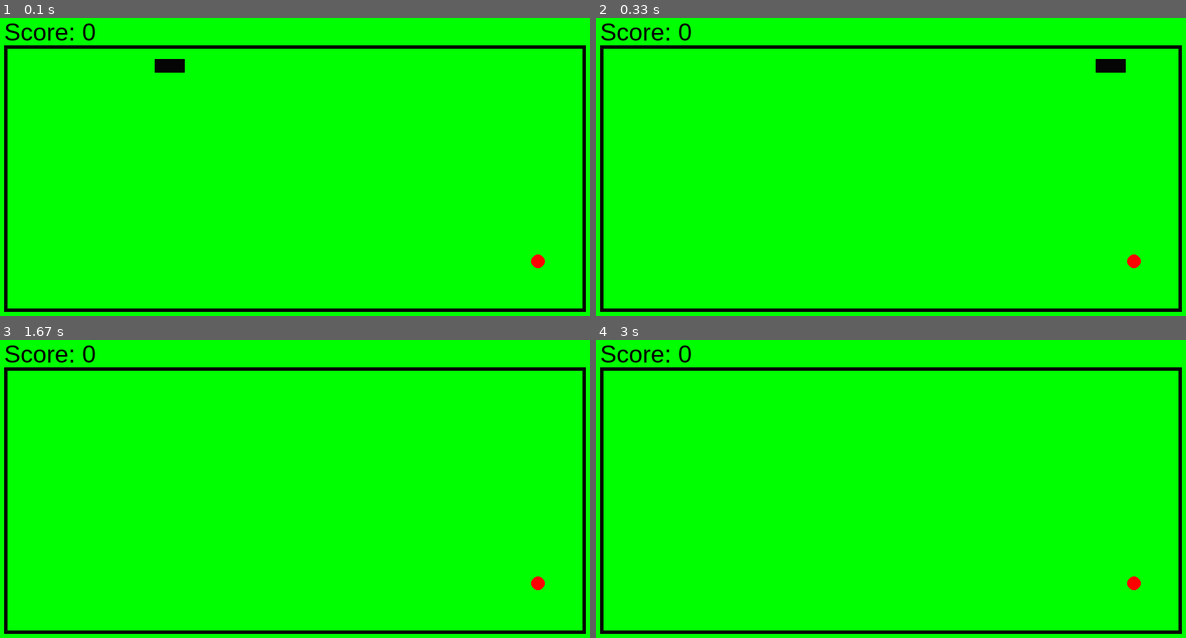
Above: before the commit, frames 1-4 (two rows, left to right).
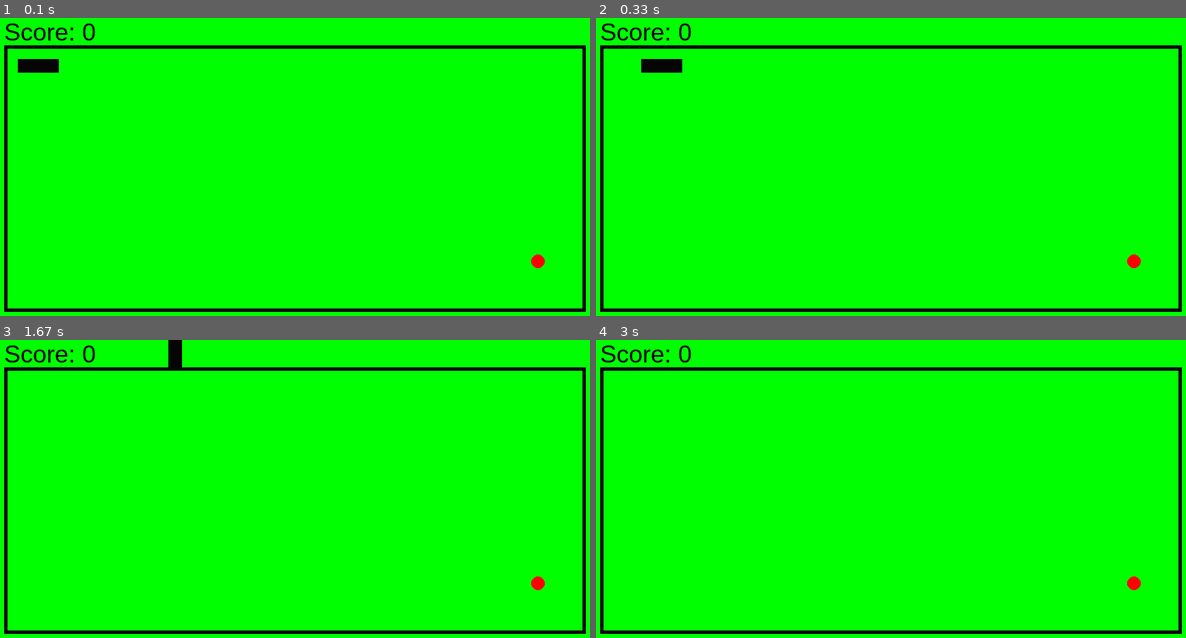
Above: after the commit, the same moments.

Repository: burhanmutlu/pygame
Game: pygame game, started from snake/main.py
Two runs of this game, one before a commit and one after it. Both use one fixed random seed, a clock stepped at 60 frames per second and the inputs below.
Inputs:
- Up to frame 1 (0.1 s): no input
- Up to frame 2 (0.33 s): no input
- Up to frame 3 (1.67 s): tap Enter at 0.33 s; hold Right 0.67-1.13 s; hold Up 1.17-1.63 s
- Up to frame 4 (3 s): hold Left 2.17-2.7 s; hold Down from 2.73 s (still down)

The runs differ from the first frame. In frame 1, 0.6% of the frame differs, in the area x 3-32%, y 13-19%; in frame 2, 0.6%; in frame 3, 0.2%; in frame 4, nothing differs.

Commit message:
son guncelleme

Diff:
--- a/snake/food.py
+++ b/snake/food.py
@@ -6,7 +6,7 @@
         self._x = x
         self._y = y
         self._color = (255, 0, 0)
-        self._radius = 10
+        self._radius = 10  #10*2=20
         self._points = 10
 
     def draw(self, screen):
@@ -17,3 +17,11 @@
 
     def get_points(self):
         return self._points
+
+    def set_position(self, x, y):
+        self._x = x
+        self._y = y
+
+    @property
+    def head(self):
+        return pygame.rect.Rect(self._x - self._radius, self._y - self._radius, self._radius * 2, self._radius * 2)
--- a/snake/main.py
+++ b/snake/main.py
@@ -1,8 +1,6 @@
 import snake
 import food
-
 import pygame
-
 from random import randint
 
 clock = pygame.time.Clock()
@@ -11,9 +9,9 @@
 
 HEIGHT = 450
 WIDTH = 900
+
 screen = pygame.display.set_mode((WIDTH, HEIGHT))
 pygame.display.set_caption("Snake Game")
-
 
 snake1 = snake.Snake()
 food1= food.Food(randint(30, WIDTH - 60), randint(50, HEIGHT - 80))
@@ -21,61 +19,51 @@
 timer = 10
 
 font = pygame.font.SysFont("Arial", 36)
+text_surface = font.render("Score: 0", True, (0, 0, 0))
 
-text_surface = font.render("Score: 0", True, (0, 0, 0))
+fps = 8
 
 is_running = True
 while is_running:
     for event in pygame.event.get():
         if event.type == pygame.KEYDOWN:
-            if event.key == pygame.K_UP:
+            if event.key == pygame.K_UP and snake1.velocity_y != 1: #-1 sol, 0 sabit, 1 sağ
                 snake1.velocity_y = -1
                 snake1.velocity_x = 0
-            elif event.key == pygame.K_DOWN:
+            elif event.key == pygame.K_DOWN and snake1.velocity_y != -1:
                 snake1.velocity_y = 1
                 snake1.velocity_x = 0
-            elif event.key == pygame.K_LEFT:
+            elif event.key == pygame.K_LEFT and snake1.velocity_x != 1:
                 snake1.velocity_x = -1
                 snake1.velocity_y = 0
-            elif event.key == pygame.K_RIGHT:
+            elif event.key == pygame.K_RIGHT and snake1.velocity_x != -1:
                 snake1.velocity_x = 1
                 snake1.velocity_y = 0
-                print(snake1.velocity_x, snake1.velocity_y)
         if event.type == pygame.QUIT:
             is_running = False
 
 
     screen.fill((0, 255, 0))
-
     pygame.draw.rect(screen, (5,5,5), (20,40,WIDTH-50,HEIGHT-60),5)
 
+    snake1.move()
     snake1.draw(screen)
+
+    if(snake1.head.colliderect(food1.head)):
+        snake1.grow()
+        food1.set_position(randint(30, WIDTH - 60), randint(50, HEIGHT - 80))
+        text_surface = font.render("Score: " + str(snake1.initial_length-3), True, (0, 0, 0))
+
     food1.draw(screen)
 
-    """    if key [pygame.K_UP]:
-        snake1.velocity_y= -1
-        print(snake1.velocity_y)
-
-    if key [pygame.K_DOWN]:
-        snake1.velocity_y= 1
-
-    if key [pygame.K_LEFT]:
-        snake1.velocity_x = -1   #-1 sol, 0 sabit, 1 sağ
-
-    if key [pygame.K_RIGHT]:
-        snake1.velocity_x = 1 """
-
-
-
-
-
+    #skor
     text_rect = text_surface.get_rect()
     text_rect.topleft = (20, 0)
     screen.blit(text_surface, text_rect)
 
     pygame.display.flip()
-
-    clock.tick(60)
+    clock.tick(fps)
+    fps += fps*0.001
 
 
 pygame.quit()
--- a/snake/snake.py
+++ b/snake/snake.py
@@ -5,21 +5,30 @@
 class Snake:
     def __init__(self):
         self.initial_length = 3
-        #self.body = [(0, 0)] * self.initial_length
-        #self.direction = (1, 0)
+        self.body = [(60, 60),(40,60),(20,60)]
         self.color = (5, 5, 5)
-        self.x = 60
-        self.y = 60
         self.width = 20
         self.height = 20
-        self.velocity_x = 0
-        self.velocity_y = 1
+        self.velocity_x = 1
+        self.velocity_y = 0
+
+    def move(self):
+        current_head = self.body[0]
+
+        new_head = [current_head[0] + self.velocity_x * self.width, current_head[1] + self.velocity_y * self.height]
+
+        self.body.insert(0, new_head)
+
+        if len(self.body) > self.initial_length:
+            self.body.pop()
 
     def draw(self, screen):
-        for _ in range(self.initial_length):
-            pygame.draw.rect(screen, self.color, (self.x, self.y, self.width, self.height))
-            self.x += (self.width+5)//2
-            #time.sleep(0.1)
+        for segment in self.body:
+            pygame.draw.rect(screen, self.color, (segment[0],segment[1], self.width, self.height))
 
     def grow(self):
         self.initial_length += 1
+
+    @property
+    def head(self):
+        return pygame.rect.Rect(self.body[0][0], self.body[0][1], self.width, self.height)
--- /dev/null
+++ b/test2.py
@@ -0,0 +1,132 @@
+import pygame
+import random
+import sys
+
+# Initialize Pygame
+pygame.init()
+
+# --- Configuration & Constants ---
+SCREEN_WIDTH = 640
+SCREEN_HEIGHT = 480
+GRID_SIZE = 20
+GRID_WIDTH = SCREEN_WIDTH // GRID_SIZE
+GRID_HEIGHT = SCREEN_HEIGHT // GRID_SIZE
+
+# Colors (RGB)
+COLOR_BG = (20, 20, 20)
+COLOR_SNAKE = (46, 204, 113)
+COLOR_FOOD = (231, 76, 60)
+COLOR_TEXT = (236, 240, 241)
+
+# Directions
+UP = (0, -1)
+DOWN = (0, 1)
+LEFT = (-1, 0)
+RIGHT = (1, 0)
+
+
+class SnakeGame:
+    def __init__(self):
+        self.screen = pygame.display.set_mode((SCREEN_WIDTH, SCREEN_HEIGHT))
+        pygame.display.set_caption("Snake Game")
+        self.clock = pygame.time.Clock()
+        self.font = pygame.font.SysFont("monospace", 24)
+        self.reset_game()
+
+    def reset_game(self):
+        """Resets the game state for a new game."""
+        self.snake = [(GRID_WIDTH // 2, GRID_HEIGHT // 2)]
+        self.direction = RIGHT
+        self.next_direction = RIGHT
+        self.score = 0
+        self.spawn_food()
+
+    def spawn_food(self):
+        """Spawns food at a random position not occupied by the snake."""
+        while True:
+            self.food = (
+                random.randint(0, GRID_WIDTH - 1),
+                random.randint(0, GRID_HEIGHT - 1)
+            )
+            if self.food not in self.snake:
+                break
+
+    def handle_events(self):
+        """Handles keypresses and window closing."""
+        for event in pygame.event.get():
+            if event.type == pygame.QUIT:
+                pygame.quit()
+                sys.exit()
+            elif event.type == pygame.KEYDOWN:
+                if event.key == pygame.K_UP and self.direction != DOWN:
+                    self.next_direction = UP
+                elif event.key == pygame.K_DOWN and self.direction != UP:
+                    self.next_direction = DOWN
+                elif event.key == pygame.K_LEFT and self.direction != RIGHT:
+                    self.next_direction = LEFT
+                elif event.key == pygame.K_RIGHT and self.direction != LEFT:
+                    self.next_direction = RIGHT
+
+    def update(self):
+        """Updates the game logic (movement, collisions)."""
+        self.direction = self.next_direction
+
+        # Calculate new head position
+        head_x, head_y = self.snake[0]
+        dir_x, dir_y = self.direction
+        new_head = (head_x + dir_x, head_y + dir_y)
+
+        # Collision with walls
+        if (new_head[0] < 0 or new_head[0] >= GRID_WIDTH or
+                new_head[1] < 0 or new_head[1] >= GRID_HEIGHT):
+            self.reset_game()
+            return
+
+        # Collision with self
+        if new_head in self.snake:
+            self.reset_game()
+            return
+
+        # Move snake head
+        self.snake.insert(0, new_head)
+
+        # Check for food consumption
+        if new_head == self.food:
+            self.score += 10
+            self.spawn_food()
+        else:
+            # Remove tail if no food eaten
+            self.snake.pop()
+
+    def draw(self):
+        """Renders the game elements onto the screen."""
+        self.screen.fill(COLOR_BG)
+
+        # Draw Snake
+        for block in self.snake:
+            rect = pygame.Rect(block[0] * GRID_SIZE, block[1] * GRID_SIZE, GRID_SIZE - 2, GRID_SIZE - 2)
+            pygame.draw.rect(self.screen, COLOR_SNAKE, rect)
+
+        # Draw Food
+        food_rect = pygame.Rect(self.food[0] * GRID_SIZE, self.food[1] * GRID_SIZE, GRID_SIZE - 2, GRID_SIZE - 2)
+        pygame.draw.rect(self.screen, COLOR_FOOD, food_rect)
+
+        # Draw Score
+        score_text = self.font.render(f"Score: {self.score}", True, COLOR_TEXT)
+        self.screen.blit(score_text, (10, 10))
+
+        pygame.display.flip()
+
+    def run(self):
+        """Main game loop."""
+        while True:
+            self.handle_events()
+            self.update()
+            self.draw()
+            # Set the game speed (FPS)
+            self.clock.tick(10 + len(self.snake) // 5)  # Slightly speeds up as you grow
+
+
+if __name__ == "__main__":
+    game = SnakeGame()
+    game.run()
